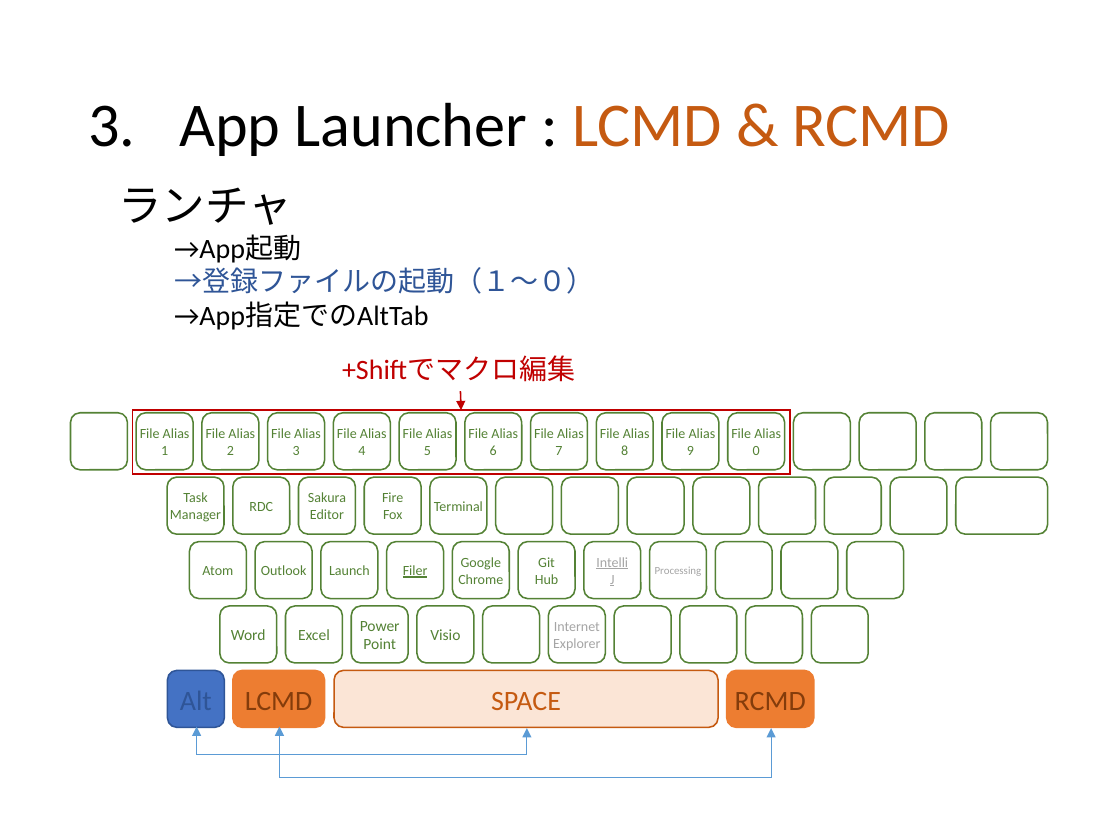
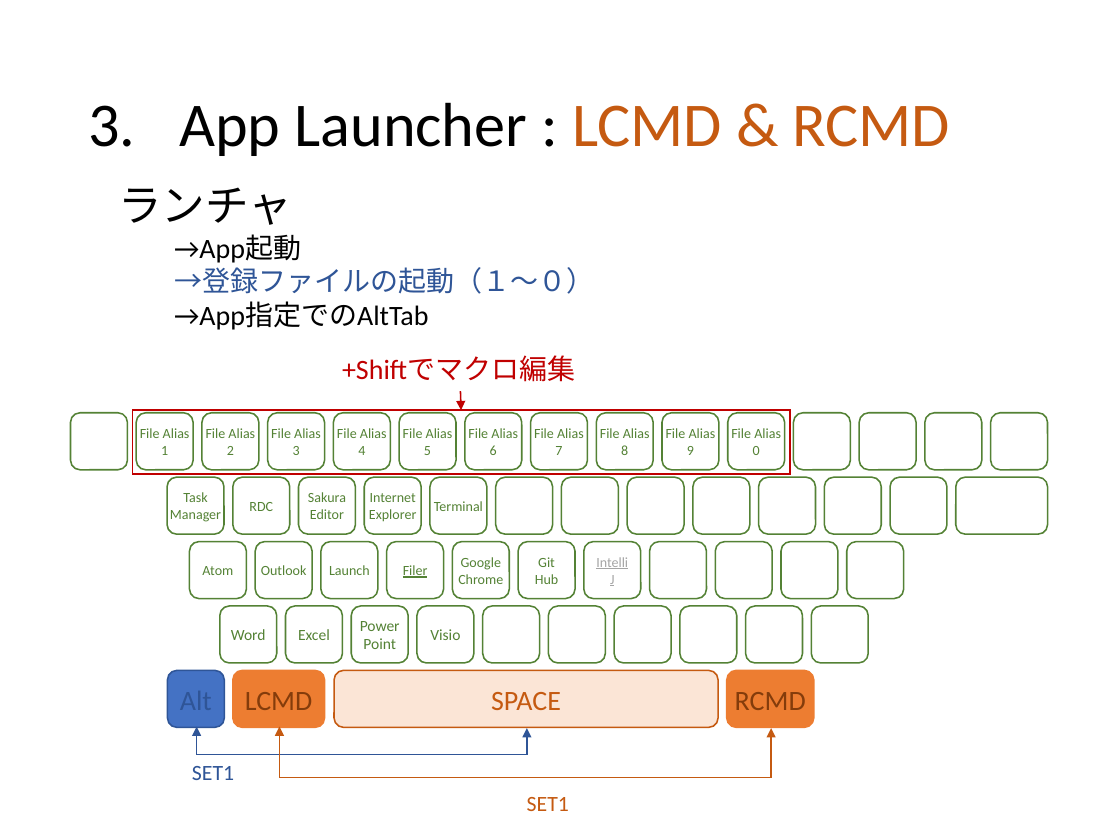
Before and after one commit to ittooo66/myAHK, a slide deck: slide 8 of MANUAL.pptx. Drawn at 1120x840 pixels with LibreOffice and Linux fonts; fonts in the diff are those of the drawing. Boxes give left, top, right and bottom in pixels: in the first picture for what was removed or moved away, otherwise in the second. Text is boxed around its words. In the diff, an @@ line names an element or a change of style, - is before the commit and + after.

```diff
--- a/MANUAL.pptx
+++ b/MANUAL.pptx
@@ text in rounded rectangle at (369, 493, 416, 522): text changed @@
-Fire
-Fox
+Internet
+Explorer
@@ text in rounded rectangle at (655, 567, 702, 576): text removed @@
-Processing
@@ text in rounded rectangle at (553, 622, 600, 650): text removed @@
-Internet
-Explorer
@@ elbow double arrow (197, 727) - (526, 728): stroke #5B9BD5 0.5 pt to #2F5597 1 pt @@
@@ elbow double arrow (280, 727) - (771, 728): stroke #5B9BD5 0.5 pt to #C55A11 1 pt @@
@@ text added at (192, 766, 234, 780), 14 pt, text #2F5597 @@
+SET1
@@ text added at (527, 797, 569, 811), 14 pt, text #C55A11 @@
+SET1
```
Also in this commit, not shown: 5 other slides changed, 6 slides added, 5 slides removed, 2 other files.
